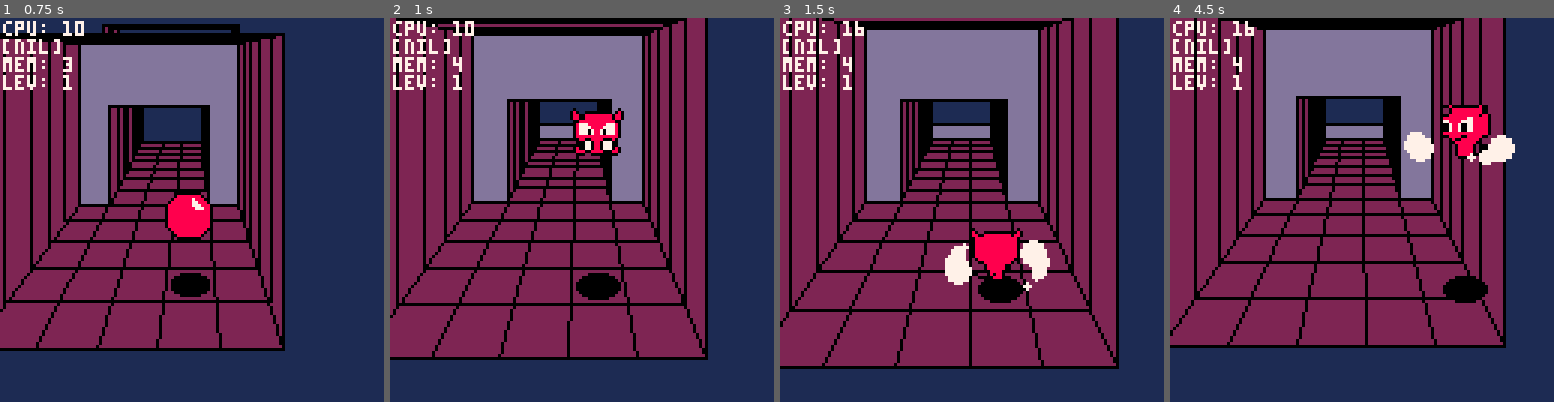
Above: before the commit, frames 1-4 (left to right).
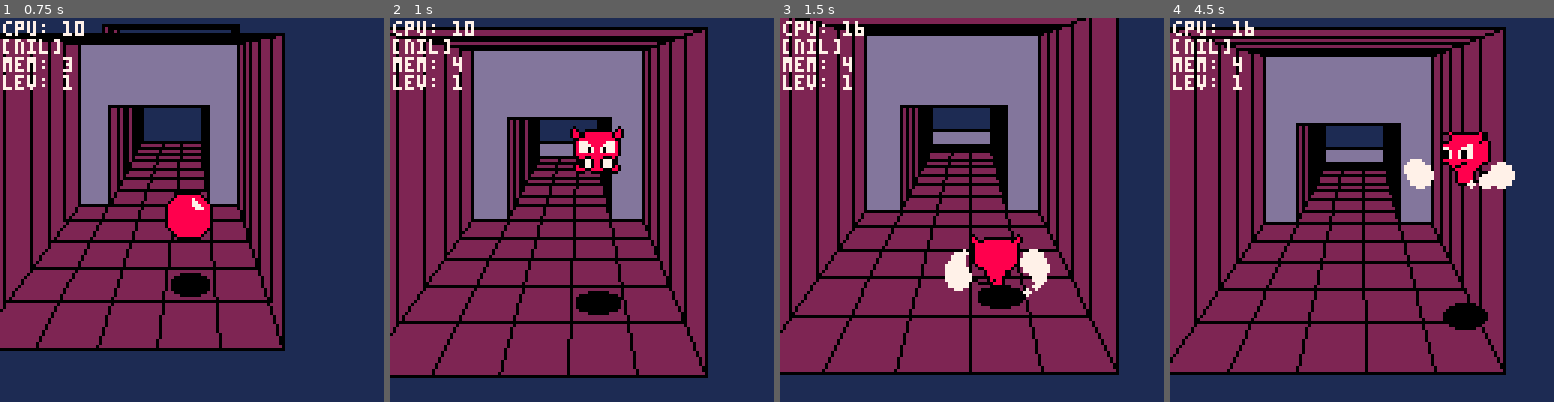
Above: after the commit, the same moments.

Repository: paloblanco/devilgame
Game: PICO-8 cartridge devilgame.p8
The game is run twice, just before and just after one commit, with the same random seed, the same clock (stepped at 60 frames per second) and the same inputs.
Inputs:
- Up to frame 1 (0.75 s): tap X (X key) at 0.33 s; tap O (Z key) at 0.7 s
- Up to frame 2 (1 s): no input
- Up to frame 3 (1.5 s): tap X (X key) at 1.07 s
- Up to frame 4 (4.5 s): hold Right 1.6-2.1 s; tap O (Z key) every 0.4 s from 1.7 to 4.1 s; tap X (X key) at 1.85, 2.97, 4.08 s; hold Up 2.15-2.42 s; hold Right 2.47-3.03 s; hold Left 3.08-3.58 s; hold Down 3.63-3.97 s; hold Right from 4.02 s (still down)

Frame 1 is identical in both runs. In frame 2, 22% of the frame differs, in the area x 0-83%, y 0-94%; in frame 3, 14%; in frame 4, 28%, in the area x 0-90%, y 0-93%.

Commit message:
vertical cam fixed

Diff:
--- a/devilgame.p8
+++ b/devilgame.p8
@@ -620,11 +620,11 @@
 	if (z.dx<=4) cam_targetx = (z.x0+z.x1)/2
 	dcamx = (cam_targetx-cam3dx)/damp
 
-	--cam_targetz = (target.z+z.z0)*0.5 + 5.0
-	cam_targetz = (z.z0) + 5.0
-	cam_targetz = min(cam_targetz,z.z1-.75)
-	--zscale = (target.z + 5.0 - cam_targetz)/5.0
-	zscale = (z.z0 + 5.0 - cam_targetz)/5.0
+	cam_targetz0 = max((target.z) + 4.0, (z.z0) + 5.0)
+	-- cam_targetz = (z.z0) + 5.0
+	cam_targetz = min(cam_targetz0,z.z1-.75)
+	zscale = (cam_targetz0 - cam_targetz)/5.0
+	-- zscale = (z.z0 + 5.0 - cam_targetz)/5.0
 	--mid_target = mid_target_0+56*zscale
 	mid_target = mid_target_0+56*zscale
 	dcamz = (cam_targetz-cam3dz)/(12)
